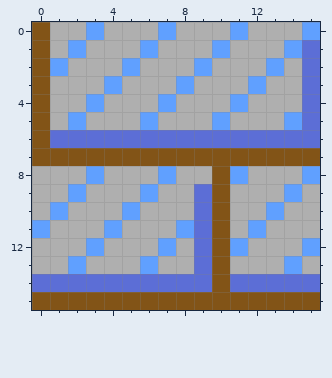
Pixel-art file: art/brinbrick.aseprite. That is the earlier state.
16x16 pixels, 1 frame.
And afterwards:
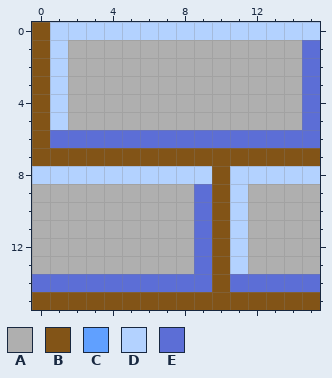
Palette (. is transparent): A #afafaf  B #825417  C #60a0ff  D #b3d2ff  E #5c6ed6
Changes in this commit:
The author changed colour C to colour A in row 1 at x 2, 6, 10 and 14; in row 2 at x 5, 9 and 13; in row 3 at x 4, 8 and 12; in row 4 at x 3, 7 and 11; in row 5 at x 2, 6, 10 and 14; in row 9 at x 2, 6 and 14.
The author changed colour C to colour A in row 10 at x 1, 5 and 13; in row 11 at x 0, 4, 8 and 12; in row 12 at x 3, 7 and 15; in row 13 at x 2, 6 and 14.
The author changed colour A to colour D in row 0 at x 1 to 2, 4 to 6, 8 to 10 and 12 to 14; in row 1 at x 1; in rows 3 to 5 at x 1; in row 8 at x 0 to 2, 4 to 6, 8 to 9 and 12 to 14; in rows 9 to 11 at x 11; in row 13 at x 11.
The author changed colour C to colour D in row 0 at x 3, 7, 11 and 15; in row 2 at x 1; in row 8 at x 3, 7, 11 and 15; in row 12 at x 11.
Pixel boxes of the changes (left, top, right, bottom) in both pictures:
changed: (32, 22, 320, 274)
